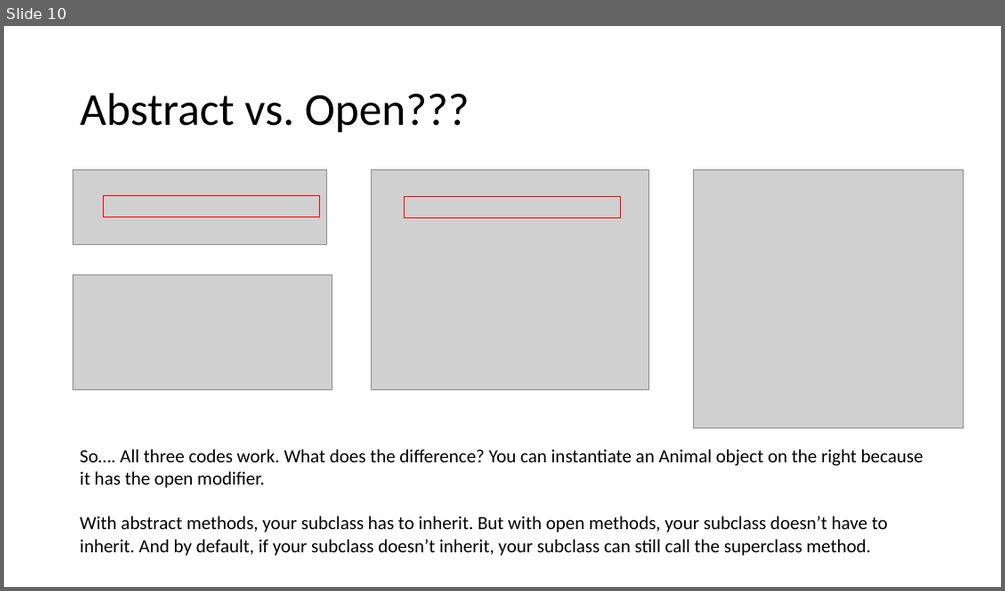
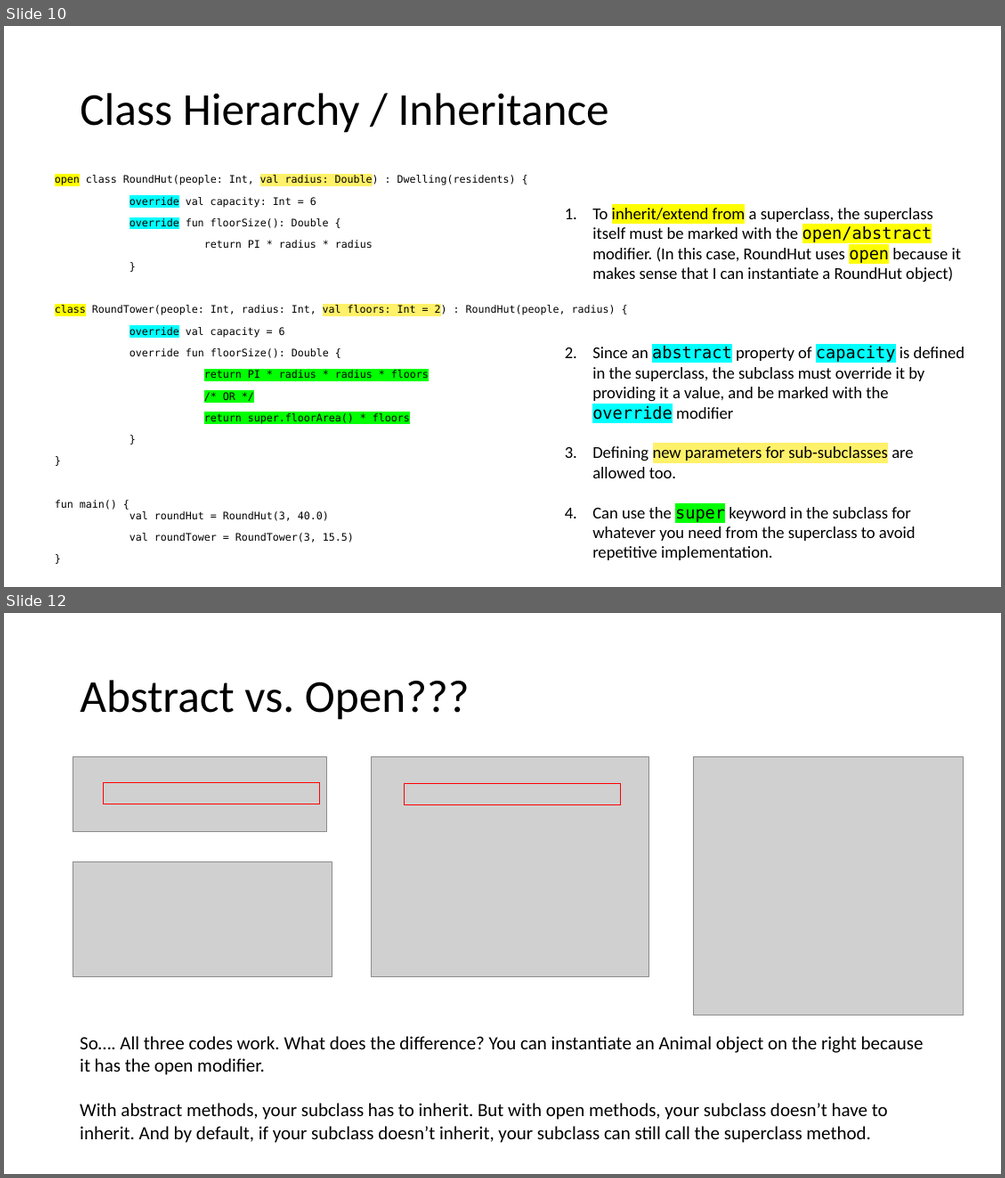
Before and after one commit to joellecorliss/Associate-Android-Developer, a slide deck: Android Basics in Kotlin.pptx. Shown one above the other, each under a label of ours: slide 10 before the commit, slides 10 and 12 after it; the slides between them are not shown. The pictures are 1005x591 and 1005x1178 pixels, drawn with LibreOffice and Linux fonts; fonts in the diff are those of the drawing; grey boxes stand for pictures. Boxes give left, top, right and bottom in pixels: in the first picture for what was removed or moved away, otherwise in the second. Text is boxed around its words. In the diff, an @@ line names an element or a change of style, - is before the commit and + after.

```diff
--- a/Android Basics in Kotlin.pptx
+++ b/Android Basics in Kotlin.pptx
@@ slide 10 added at [4, 26, 1001, 587], background #FFFFFF @@
@@ title added at [80, 93, 609, 133], 44 pt, text #000000 @@
+Class Hierarchy / Inheritance
@@ text added at [55, 175, 615, 542], 10 pt, text #000000 @@
+open class RoundHut(people: Int, val radius: Double) : Dwelling(residents) {
+override val capacity: Int = 6
+override fun floorSize(): Double {
+return PI * radius * radius
+}
+class RoundTower(people: Int, radius: Int, val floors: Int = 2) : RoundHut(people, radius) {
+override val capacity = 6
+override fun floorSize(): Double {
+return PI * radius * radius * floors
+/* OR */
+return super.floorArea() * floors
+}
+}
+fun main() {
+val roundHut = RoundHut(3, 40.0)
+val roundTower = RoundTower(3, 15.5)
+}
@@ text added at [592, 206, 965, 560], 16 pt, text #000000 @@
+1. To inherit/extend from a superclass, the superclass itself must be marked with the open/abstract modifier. (In this case, RoundHut uses open because it makes sense that I can instantiate a RoundHut object)
+2. Since an abstract property of capacity is defined in the superclass, the subclass must override it by providing it a value, and be marked with the override modifier
+3. Defining new parameters for sub-subclasses are allowed too.
+4. Can use the super keyword in the subclass for whatever you need from the superclass to avoid repetitive implementation.
@@ what was slide 10 is now slide 12 @@
```
Also in this commit, not shown: 7 slides changed, 10 other slides added, 1 slide removed.
